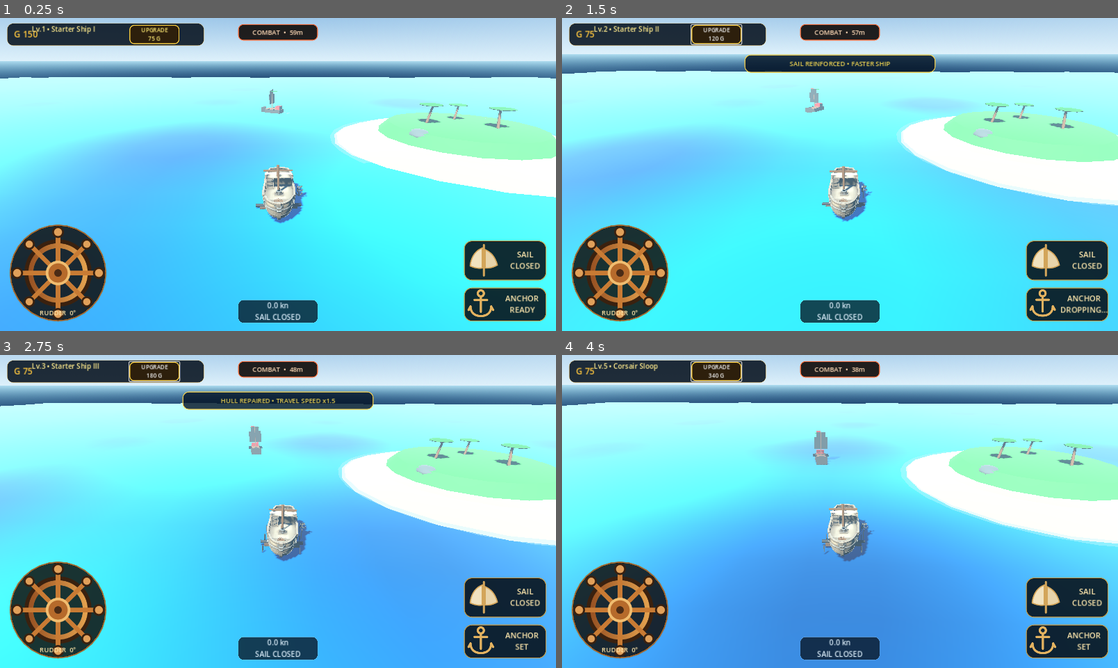
Above: before the commit, frames 1-4 (two rows, left to right).
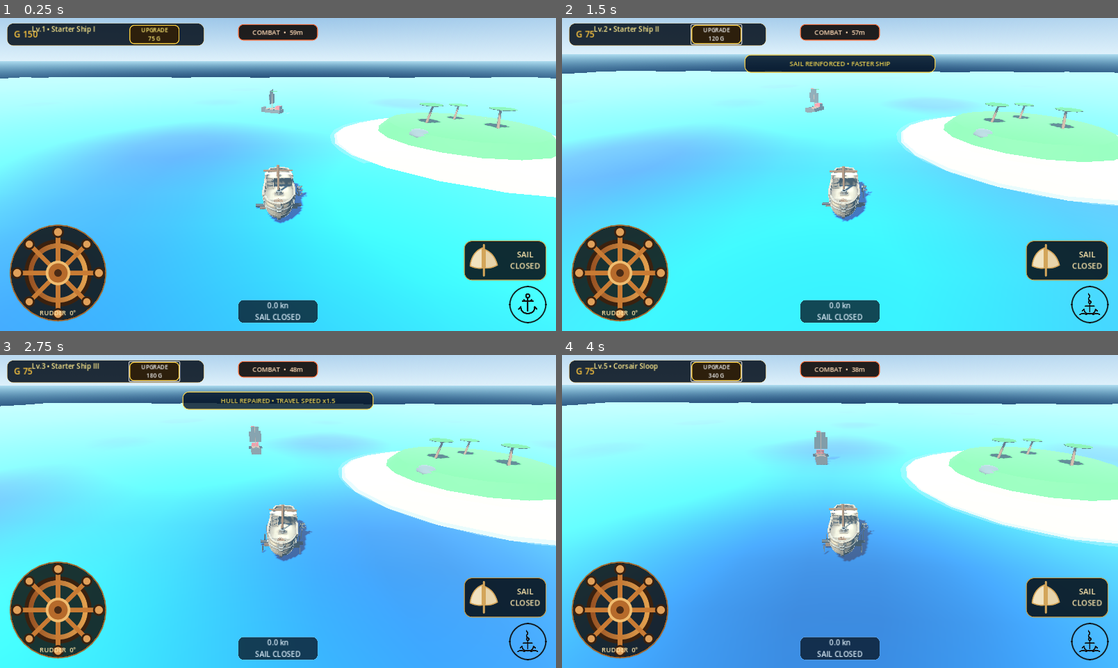
Above: after the commit, the same moments.

Repository: za99405com-ui/Pirate-Seasonline
Game: Godot game, scene res://scenes/world/world.tscn
Same seed, same stepped clock (60 frames per second), same inputs: the game is played once before the commit and once after it.
Inputs (mouse positions are in pixels of both pictures, inside the frame that each line leads up to; where the layout moved, square brackets give the same spot in the first picture):
- Up to frame 1 (0.25 s): no input
- Up to frame 2 (1.5 s): click (1090, 305) [1067, 305] at 0.5 s; click "UPGRADE 75 G" at 1.25 s
- Up to frame 3 (2.75 s): click "UPGRADE 120 G" at 2 s
- Up to frame 4 (4 s): click "UPGRADE 180 G" at 2.75 s; click "UPGRADE 250 G" at 3.5 s

The runs differ from the first frame. In frame 1, 1.6% of the frame differs, in the area x 83-99%, y 85-98%; in frame 2, 1.6%; in frame 3, 1.6%; in frame 4, 1.6%.

Commit message:
Make anchor button transparent circular black icon-only with raised/lowered SVG states

Diff:
--- a/godot_game/scripts/ui/hud.gd
+++ b/godot_game/scripts/ui/hud.gd
@@ -1,4 +1,7 @@
 extends CanvasLayer
+
+const ANCHOR_RAISED_ICON: Texture2D = preload("res://assets/ui/anchor_raised.svg")
+const ANCHOR_LOWERED_ICON: Texture2D = preload("res://assets/ui/anchor_lowered.svg")
 
 @onready var top_bar: Panel = $TopBar
 @onready var gold_label: Label = $TopBar/GoldContainer/GoldLabel
@@ -155,9 +158,7 @@
 	controls_root.add_child(right_sailing_root)
 
 	sails_button = _make_action_button("SAILS\nFURLED")
-	anchor_button = _make_action_button("ANCHOR\nREADY")
-	anchor_button.icon = load("res://assets/ui/anchor.svg") as Texture2D
-	anchor_button.expand_icon = true
+	anchor_button = _make_anchor_button()
 	sails_button.icon = load("res://assets/ui/sail.svg") as Texture2D
 	sails_button.expand_icon = true
 	right_sailing_root.add_child(sails_button)
@@ -195,6 +196,44 @@
 	button.add_theme_stylebox_override("pressed", pressed)
 	return button
 
+func _make_anchor_button() -> Button:
+	# A dedicated, transparent, circular anchor control. No labels or extra colors.
+	var button := Button.new()
+	button.name = "AnchorControl"
+	button.text = ""
+	button.tooltip_text = ""
+	button.focus_mode = Control.FOCUS_NONE
+	button.mouse_filter = Control.MOUSE_FILTER_STOP
+	button.icon = ANCHOR_RAISED_ICON
+	button.expand_icon = true
+	button.icon_alignment = HORIZONTAL_ALIGNMENT_CENTER
+	button.vertical_icon_alignment = VERTICAL_ALIGNMENT_CENTER
+	button.custom_minimum_size = Vector2(82.0, 82.0)
+	button.add_theme_constant_override("icon_max_width", 54)
+
+	var style := StyleBoxFlat.new()
+	style.bg_color = Color(0.0, 0.0, 0.0, 0.0)
+	style.border_width_left = 3
+	style.border_width_right = 3
+	style.border_width_top = 3
+	style.border_width_bottom = 3
+	style.border_color = Color(0.05, 0.05, 0.05, 0.94)
+	style.corner_radius_top_left = 100
+	style.corner_radius_top_right = 100
+	style.corner_radius_bottom_left = 100
+	style.corner_radius_bottom_right = 100
+	style.anti_aliasing = true
+	style.anti_aliasing_size = 1.7
+
+	var pressed := style.duplicate() as StyleBoxFlat
+	pressed.bg_color = Color(0.0, 0.0, 0.0, 0.12)
+	button.add_theme_stylebox_override("normal", style)
+	button.add_theme_stylebox_override("hover", style)
+	button.add_theme_stylebox_override("pressed", pressed)
+	button.add_theme_stylebox_override("disabled", style)
+	button.add_theme_stylebox_override("focus", StyleBoxEmpty.new())
+	return button
+
 func _layout_sailing_controls() -> void:
 	if not helm_root or not right_sailing_root:
 		return
@@ -229,8 +268,10 @@
 
 	sails_button.position = Vector2(0.0, 0.0)
 	sails_button.size = Vector2(action_width, sail_height)
-	anchor_button.position = Vector2(0.0, sail_height + gap)
-	anchor_button.size = Vector2(action_width, anchor_height)
+	# Keep sail button untouched; the anchor control is a true circle.
+	var diameter: float = clampf(viewport_size.y * 0.12, 82.0, 105.0)
+	anchor_button.position = Vector2(action_width - diameter, sail_height + gap - (diameter - anchor_height) * 0.5)
+	anchor_button.size = Vector2(diameter, diameter)
 
 func _input(event: InputEvent) -> void:
 	if not helm_root:
@@ -333,15 +374,9 @@
 
 	if anchor_button and player_ship.has_method("is_anchor_deployed"):
 		var deployed: bool = bool(player_ship.call("is_anchor_deployed"))
-		var set_now: bool = false
-		if player_ship.has_method("is_anchor_set"):
-			set_now = bool(player_ship.call("is_anchor_set"))
-		if not deployed:
-			anchor_button.text = "ANCHOR\nREADY"
-		elif set_now:
-			anchor_button.text = "ANCHOR\nSET"
-		else:
-			anchor_button.text = "ANCHOR\nDROPPING..."
+		anchor_button.text = ""
+		anchor_button.icon = ANCHOR_LOWERED_ICON if deployed else ANCHOR_RAISED_ICON
+		anchor_button.tooltip_text = ""
 
 func _create_combat_indicator() -> void:
 	combat_panel = PanelContainer.new()
